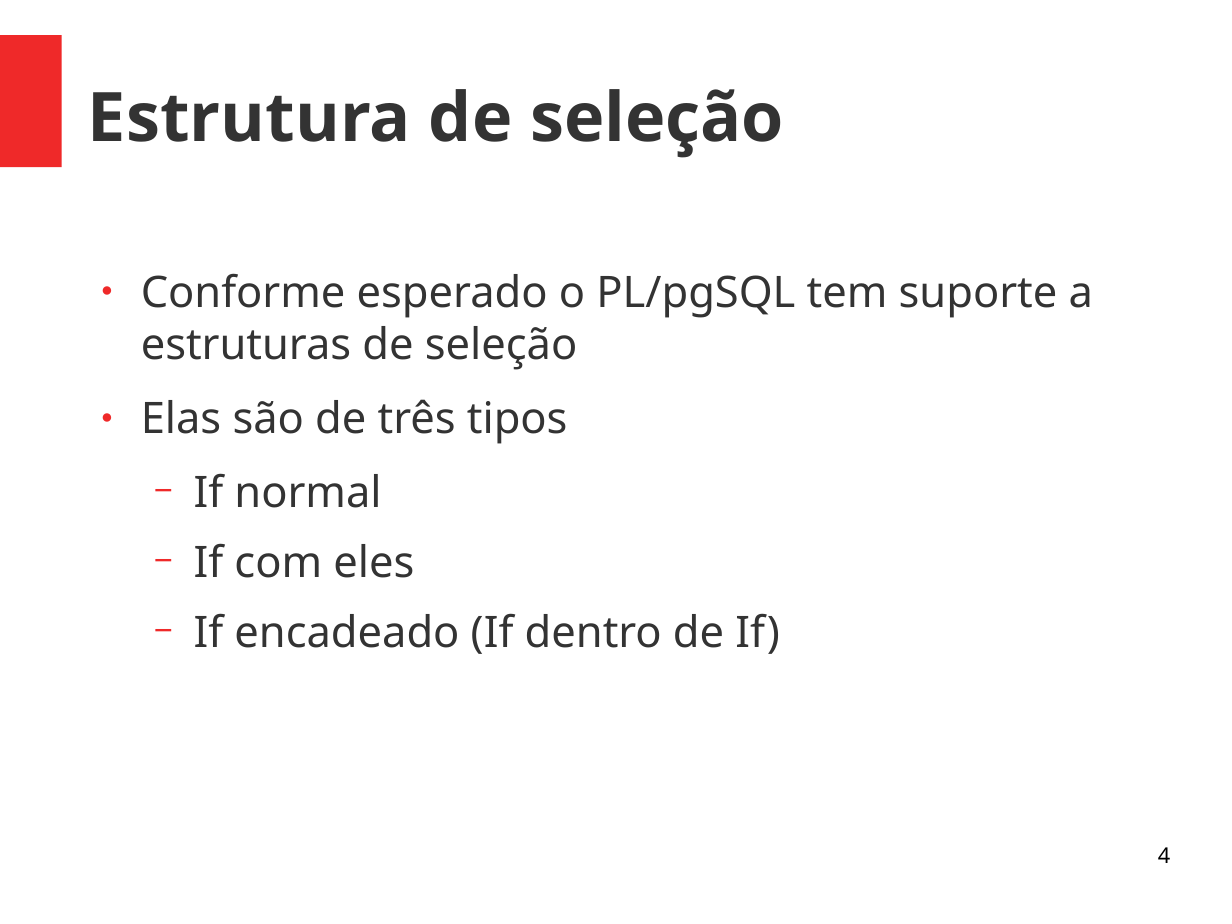
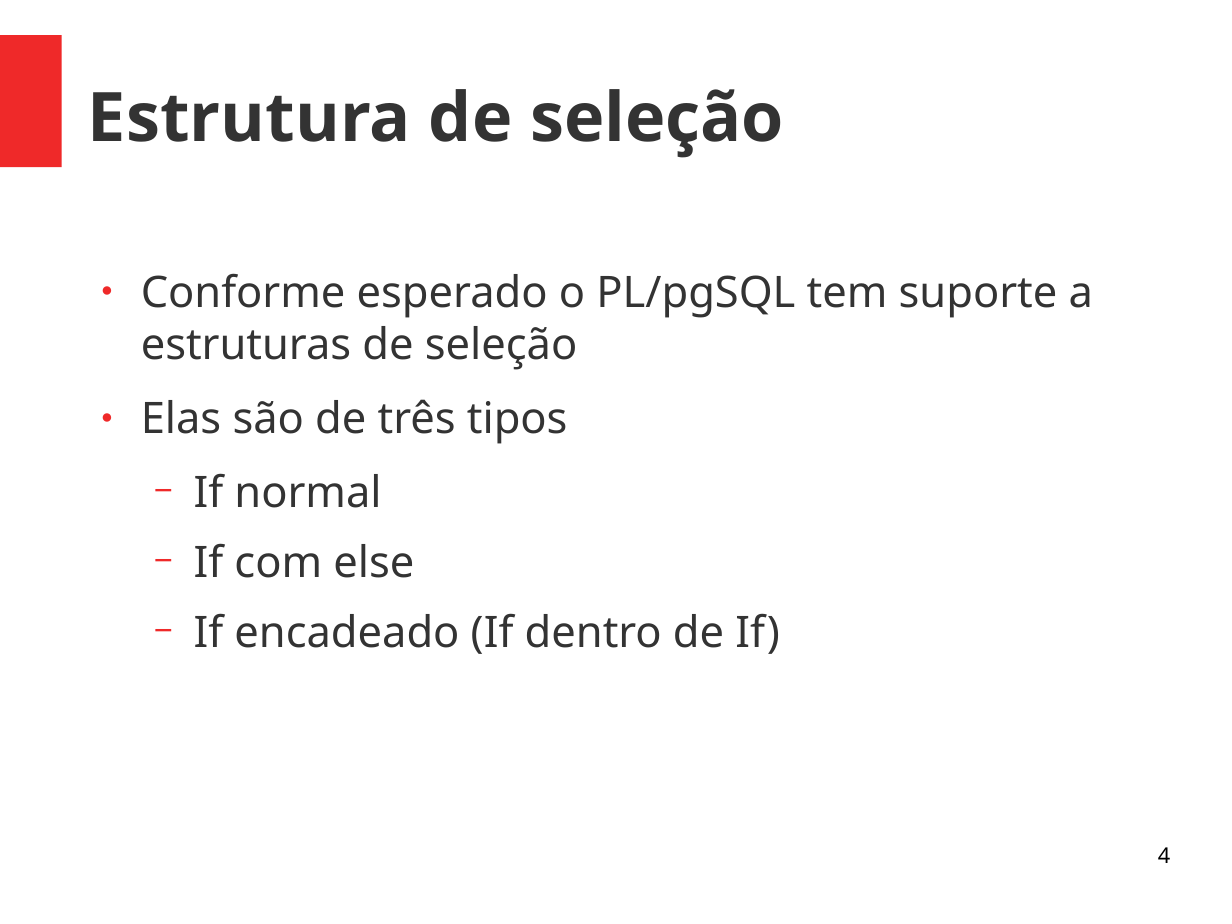
Before and after one commit to viniciusalveshax/aulas, a slide deck: slide 4 of banco-de-dados-2/07-pl_sql_selecao/bd2-07-plpgsql-selecao.odp. Drawn at 1232x924 pixels with LibreOffice and Linux fonts; fonts in the diff are those of the drawing. Boxes give left, top, right and bottom in pixels: in the first picture for what was removed or moved away, otherwise in the second. Text is boxed around its words. In the diff, an @@ line names an element or a change of style, - is before the commit and + after.

Commit message:
Corrigindo erro menor no pdf 07

```diff
--- a/banco-de-dados-2/07-pl_sql_selecao/bd2-07-plpgsql-selecao.odp
+++ b/banco-de-dados-2/07-pl_sql_selecao/bd2-07-plpgsql-selecao.odp
@@ text at box(194, 543, 414, 578): text changed @@
-  − If com eles
+  − If com else
```
